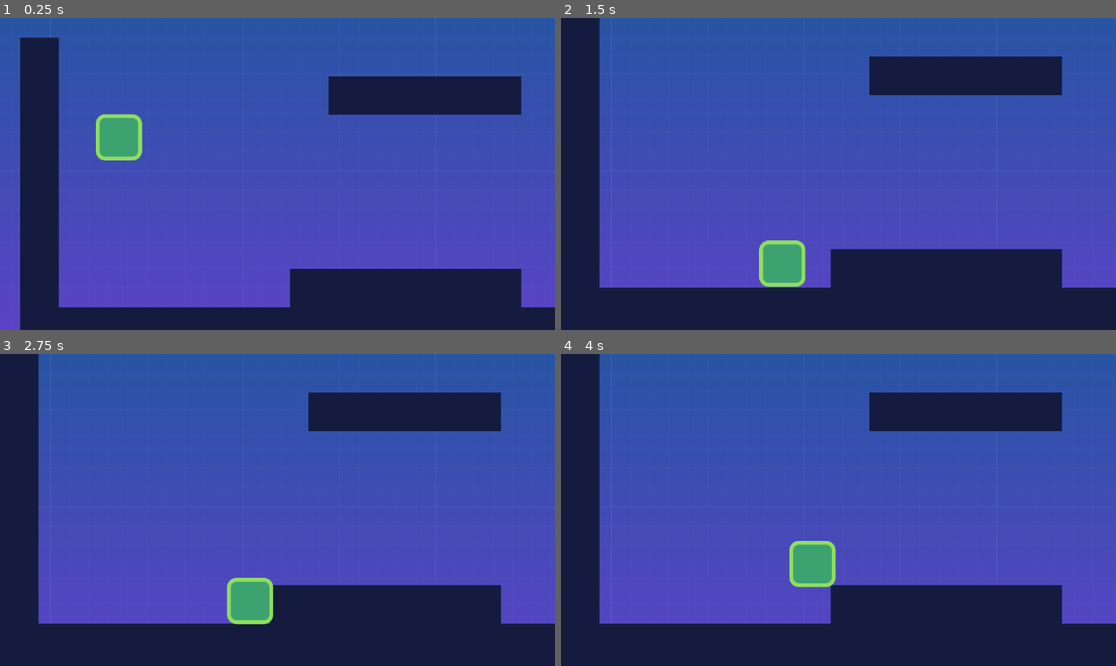
Above: before the commit, frames 1-4 (two rows, left to right).
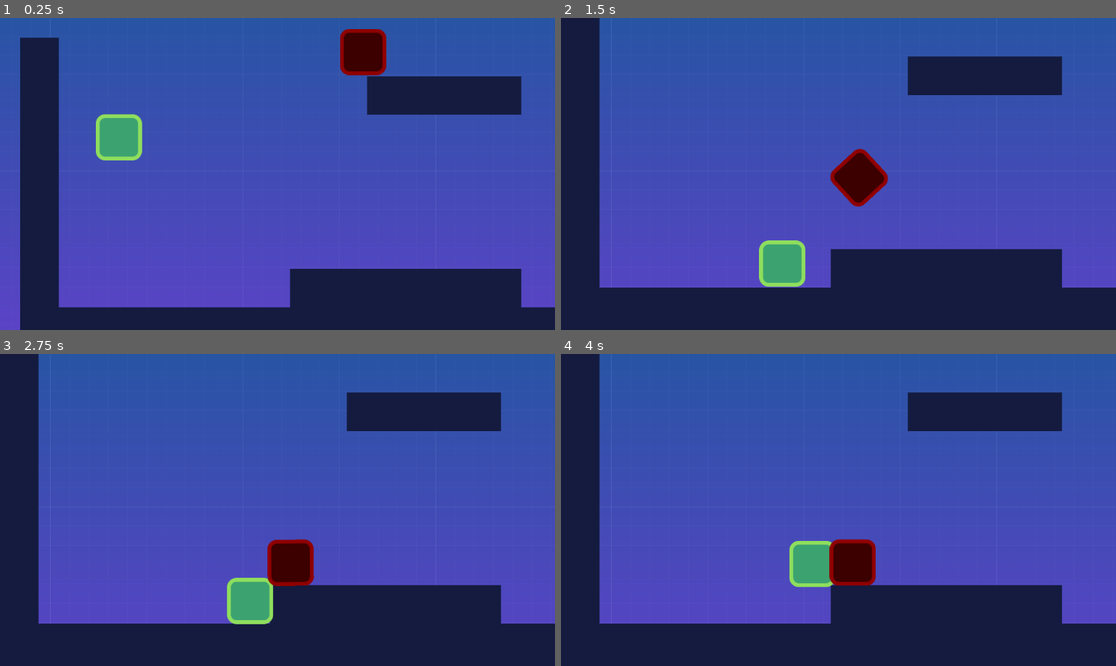
Above: after the commit, the same moments.

Repository: anatolbogun/godot-smoother-node-test-scene
Game: Godot game, scene res://src/Levels/level_template.tscn
Two runs of this game, one before a commit and one after it. Both use one fixed random seed, a clock stepped at 60 frames per second and the inputs below.
Inputs:
- Up to frame 1 (0.25 s): no input
- Up to frame 2 (1.5 s): hold D (move_right) from 0.53 s (still down); tap A (jump) at 0.77 s
- Up to frame 3 (2.75 s): tap A (jump) at 1.52 s; release D (move_right) at 2.03 s
- Up to frame 4 (4 s): hold D (move_right) from 2.78 s (still down); tap A (jump) at 3.02, 3.77 s

The runs differ from the first frame. In frame 1, 2.1% of the frame differs, in the area x 59-70%, y 3-31%; in frame 2, 2.1%, in the area x 48-63%, y 12-61%; in frame 3, 2.1%; in frame 4, 2.1%.
Error before the commit: Trying to assign an array of type "Array" to a variable of type "Array[Node]". (res://src/Levels/smoother.gd:122)
Error after the commit: Trying to assign an array of type "Array" to a variable of type "Array[Node]". (res://src/Levels/smoother.gd:149)

Commit message:
rigidBody test, add comments, shortened code lines

Diff:
--- a/project.godot
+++ b/project.godot
@@ -62,7 +62,7 @@
 
 2d_physics/layer_1="player"
 2d_physics/layer_2="enemies"
-2d_physics/layer_3="coins"
+2d_physics/layer_3="items"
 2d_physics/layer_4="world"
 
 [physics]
--- a/src/Actors/actor.gd
+++ b/src/Actors/actor.gd
@@ -14,12 +14,8 @@
 	previous_physics_position = position
 
 func _process(_delta: float) -> void:
-#	if Engine.get_frames_per_second() > Engine.physics_ticks_per_second:
 	if local_smoothed:
 		position = previous_physics_position + velocity * get_physics_process_delta_time() * Engine.get_physics_interpolation_fraction() #interpolation test
-
-#	if name == "Player":
-#		print("PLAYER _process")
 
 func _physics_process(_delta: float) -> void:
 	if local_smoothed: position = previous_physics_position # interpolation test
@@ -27,5 +23,5 @@
 	move_and_slide()
 	if local_smoothed: previous_physics_position = position #interpolation test
 
-#	if name == "Player":
-#		print("PLAYER _physics_process")
+func get_collision_layer_name(index: int) -> String:
+	return ProjectSettings.get_setting("layer_names/2d_physics/layer_" + str(index))
--- a/src/Actors/enemy.tscn
+++ b/src/Actors/enemy.tscn
@@ -9,7 +9,7 @@
 [sub_resource type="RectangleShape2D" id="RectangleShape2D_f3u7e"]
 size = Vector2(112, 18)
 
-[node name="Enemy" type="CharacterBody2D"]
+[node name="Enemy" type="CharacterBody2D" groups=["enemies"]]
 collision_layer = 2
 collision_mask = 9
 script = ExtResource("1_1mia5")
--- a/src/Actors/player.gd
+++ b/src/Actors/player.gd
@@ -22,11 +22,12 @@
 	super()
 	$Label.text = name
 
-func _on_enemy_detector_area_entered(_area: Area2D) -> void:
+func _on_enemy_detector_area_entered(area: Area2D) -> void:
 	velocity = calculate_stomp_velocity(stomp_impulse)
 
-func _on_enemy_detector_body_entered(_body: Node2D) -> void:
-	get_tree().reload_current_scene()
+func _on_enemy_detector_body_entered(body: Node2D) -> void:
+	if body.is_in_group("enemies"):
+		get_tree().reload_current_scene()
 
 func _physics_process(delta: float) -> void:
 	var is_jump_interrupted: = Input.is_action_just_released("jump") and velocity.y < 0.0
--- a/src/Actors/player.tscn
+++ b/src/Actors/player.tscn
@@ -43,7 +43,7 @@
 
 [node name="EnemyDetector" type="Area2D" parent="."]
 collision_layer = 0
-collision_mask = 2
+collision_mask = 6
 monitorable = false
 
 [node name="CollisionShape2D" type="CollisionShape2D" parent="EnemyDetector"]
--- /dev/null
+++ b/src/Actors/rigid_body_test.tscn
@@ -0,0 +1,18 @@
+[gd_scene load_steps=3 format=3 uid="uid://0vnarr7nr0c8"]
+
+[ext_resource type="Texture2D" uid="uid://d18qhlermi781" path="res://assets/player.png" id="1_beqh0"]
+
+[sub_resource type="RectangleShape2D" id="RectangleShape2D_6s3pj"]
+size = Vector2(95, 94)
+
+[node name="RigidBody2D" type="RigidBody2D"]
+collision_layer = 4
+collision_mask = 8
+
+[node name="Sprite2D" type="Sprite2D" parent="."]
+modulate = Color(1, 0, 0, 1)
+texture = ExtResource("1_beqh0")
+
+[node name="CollisionShape2D" type="CollisionShape2D" parent="."]
+position = Vector2(-0.5, 0)
+shape = SubResource("RectangleShape2D_6s3pj")
--- a/src/Levels/level_template.gd
+++ b/src/Levels/level_template.gd
@@ -2,3 +2,6 @@
 
 func _ready() -> void:
 	$"Player/Camera2D".limit_right = $TileMap.get_used_rect().end.x * $TileMap.tile_set.tile_size.x
+
+	var node = $RigidBody2DTest
+	print( node is RigidBody2D, ", ", node.has_method("_physics_process"), ", ", node.get("position"))
--- a/src/Levels/level_template.tscn
+++ b/src/Levels/level_template.tscn
@@ -6,6 +6,7 @@
 [ext_resource type="PackedScene" uid="uid://faaiosn2r65a" path="res://src/Actors/player.tscn" id="2_m8x0h"]
 [ext_resource type="Texture2D" uid="uid://5j6rkt2kpjvg" path="res://assets/background.png" id="2_tevx5"]
 [ext_resource type="PackedScene" uid="uid://dh2f15aydng55" path="res://src/Actors/enemy.tscn" id="3_ehuom"]
+[ext_resource type="PackedScene" uid="uid://0vnarr7nr0c8" path="res://src/Actors/rigid_body_test.tscn" id="6_ype21"]
 
 [sub_resource type="TileSetAtlasSource" id="TileSetAtlasSource_m7mx0"]
 texture = ExtResource("1_7183e")
@@ -54,11 +55,15 @@
 tile_set = SubResource("TileSet_mjviy")
 cell_quadrant_size = 80
 format = 2
-layer_0/tile_data = PackedInt32Array(0, 2, 0, 65536, 2, 0, 1 …(313 unchanged characters)… , 2, 0, 393228, 2, 0, 458766, 2, 0, 65544, 2, 0, 65545, 2, 0, 65546, 2, 0, 65547, 2, 0, 65548 …(1948 unchanged characters)…
+layer_0/tile_data = PackedInt32Array(0, 2, 0, 65536, 2, 0, 1 …(313 unchanged characters)… , 2, 0, 393228, 2, 0, 458766, 2, 0, 65545, 2, 0, 65546, 2, 0, 65547, 2, 0, 65548 …(1948 unchanged characters)…
 
 [node name="Player" parent="." instance=ExtResource("2_m8x0h")]
 position = Vector2(205, 148)
 safe_margin = 3.0
+
+[node name="RigidBody2DTest" parent="." instance=ExtResource("6_ype21")]
+position = Vector2(712, 12)
+collision_mask = 15
 
 [node name="NestedTest" type="Node" parent="."]
 
--- a/src/Levels/smoother.gd
+++ b/src/Levels/smoother.gd
@@ -1,4 +1,4 @@
-# MIT License
+# MIT LICENSE
 #
 # Copyright 2022 Anatol Bogun
 #
@@ -18,6 +18,14 @@
 # OUT OF OR IN CONNECTION WITH THE SOFTWARE OR THE USE OR OTHER DEALINGS IN THE SOFTWARE.
 #
 #
+# SMOOTHER NODE
+# -------------
+#
+# This node interpolates the position of other nodes between their _physics_process es. The
+# interpolation is applied in the _process loop which ensures that nodes move smoothly, even if the
+# _physics_process is called less often than the games fps rate which is typically synced to the
+# current screen's refresh rate.
+#
 # NOTES:
 # - By default this node applies to its parent, siblings and recursive children. Nodes that have no
 #   custom _physics_process code or a position property are automatically ignored.
@@ -28,6 +36,11 @@
 #   includes option and disable smooth_parent and recursive, or give each node that should be
 #   smoothed a Smoother node child with the recursive option off.
 # - The excludes option ignores nodes that would otherwise be covered by other Smoother options.
+# - Collision detection still happens in the _physics_process, so if the physics_ticks_per_second
+#   in the project settings are too low you may experience seemingly incorrect or punishing
+#   collision detection. The default 60 physics_ticks_per_second should a good value. To test this
+#   node you may want to temporarily reduce physics ticks to a lower value and toggle this node on
+#   and off.
 # - The code will keep this node as the first child of the parent node because its _physics_process
 #   and _process code must be applied before any other nodes.
 # - When smooth_parent is enabled the process_priority will be kept at a lower value than the
@@ -35,6 +48,16 @@
 # - For easier understanding of the code, consider:
 #	_positions[node][0] is the origin position
 #	_positions[node][1] is the target position
+#
+# LIMITATIONS:
+# - Currently this does not work with RigidBody2D or RigidBody3D nodes.
+# - Interpolation is one _physics_process step behind because we need to know the origin and target
+#   value for an interpolation to occur, so in a typical scenario this means a delay of 1/60 second
+#   which is the default physics_ticks_per_second in the project settings.
+# - Interpolation does not look ahead for collision detection. That means that if for example a
+#   sprite falls to hit the ground and the last _physics_process step before impact is very close
+#   to the ground, interpolation will still occur on all _physics frames between which may have a
+#   slight impact cushioning effect. However, with 60 physics fps this is hopefully negligible.
 
 # TO DO:
 # - may need something similar for rotations, etc. and export vars to include these properties;
@@ -81,7 +104,10 @@
 			if _physics_process_just_updated:
 				_positions[node][1] = node.position
 
-			node.position = _positions[node][0].lerp(_positions[node][1], Engine.get_physics_interpolation_fraction())
+			node.position = _positions[node][0].lerp(
+				_positions[node][1],
+				Engine.get_physics_interpolation_fraction()
+			)
 #
 	_physics_process_just_updated = false
 
@@ -90,24 +116,25 @@
 	var parent: = get_parent()
 	if parent == null: return
 
-	# move this node to the top of the parent tree (typically a scene's root node) so that it is called before all other _physics_processes
+	# move this node to the top of the parent tree (typically a scene's root
+	# node) so that it is called before all other _physics_processes
 	parent.move_child(self, 0)
 
 	if smooth_parent:
 		process_priority = parent.process_priority - 1
 
-	# it's enough to update the relevant physics process nodes once per _physics_process
+	# update the relevant nodes once per _physics_process
 	_physics_process_nodes = _get_physics_process_nodes(parent, !smooth_parent)
 
 	for node in _physics_process_nodes:
 		if (!_positions.has(node)):
-			# only called on the first frame after this node was added to _positions
+			# called on the first frame after this node was added to _positions
 			_positions[node] = [node.position]
 
 			# clean up _positions when a node exited the tree
 			node.tree_exited.connect(func (): _positions.erase(node))
 		elif (_positions[node].size() < 2):
-			# only called on the second frame after this node was added to _positions
+			# called on the second frame after this node was added to _positions
 			_positions[node].push_front(_positions[node][0])
 			_positions[node][1] = node.position
 		else:
@@ -117,11 +144,21 @@
 	_physics_process_just_updated = true
 
 
-# get scene children that ignore any nodes that don't have a _physics_process overwrite
+# get relevant nodes to be smoothed
 func _get_physics_process_nodes(node: Node, ignoreNode: = false, withIncludes: = true) -> Array[Node]:
-	var nodes: Array[Node] = includes.map( func (include): return get_node_or_null(include)).filter(func (node): return node != null) if withIncludes else []
+	var nodes: Array[Node] = includes.map(
+		func (include): return get_node_or_null(include)
+	).filter(
+		func (node): return node != null
+	) if withIncludes else []
 
-	if !ignoreNode && node != self && !nodes.has(node) && !excludes.has(get_path_to(node)) && node.has_method("_physics_process") && node.get("position"):
+	if (!ignoreNode
+		&& node != self
+		&& !nodes.has(node)
+		&& !excludes.has(get_path_to(node))
+		&& node.has_method("_physics_process")
+		&& node.get("position")
+	):
 		nodes.push_back(node)
 
 	if recursive:
Not shown: 1 places in src/Levels/level_template.tscn that only renumber resources
